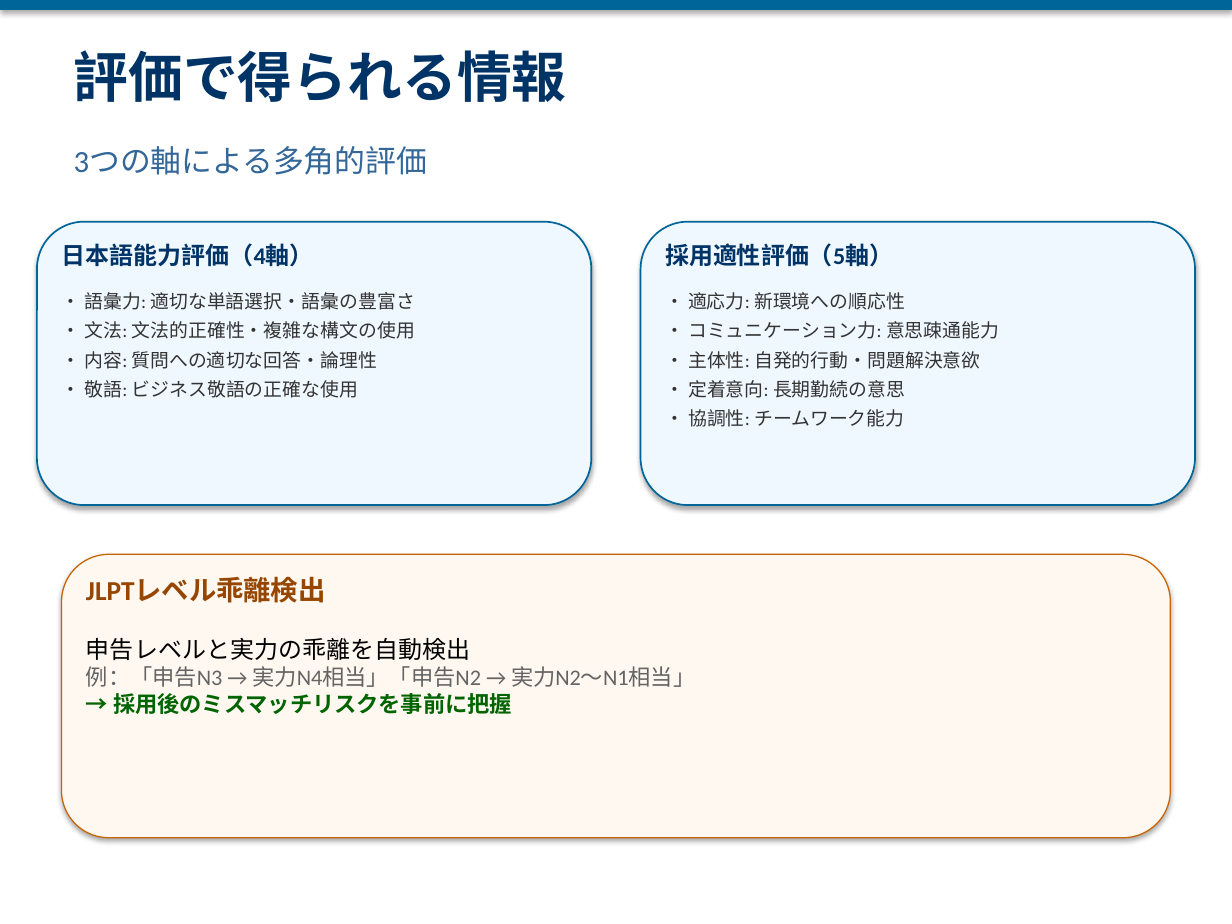
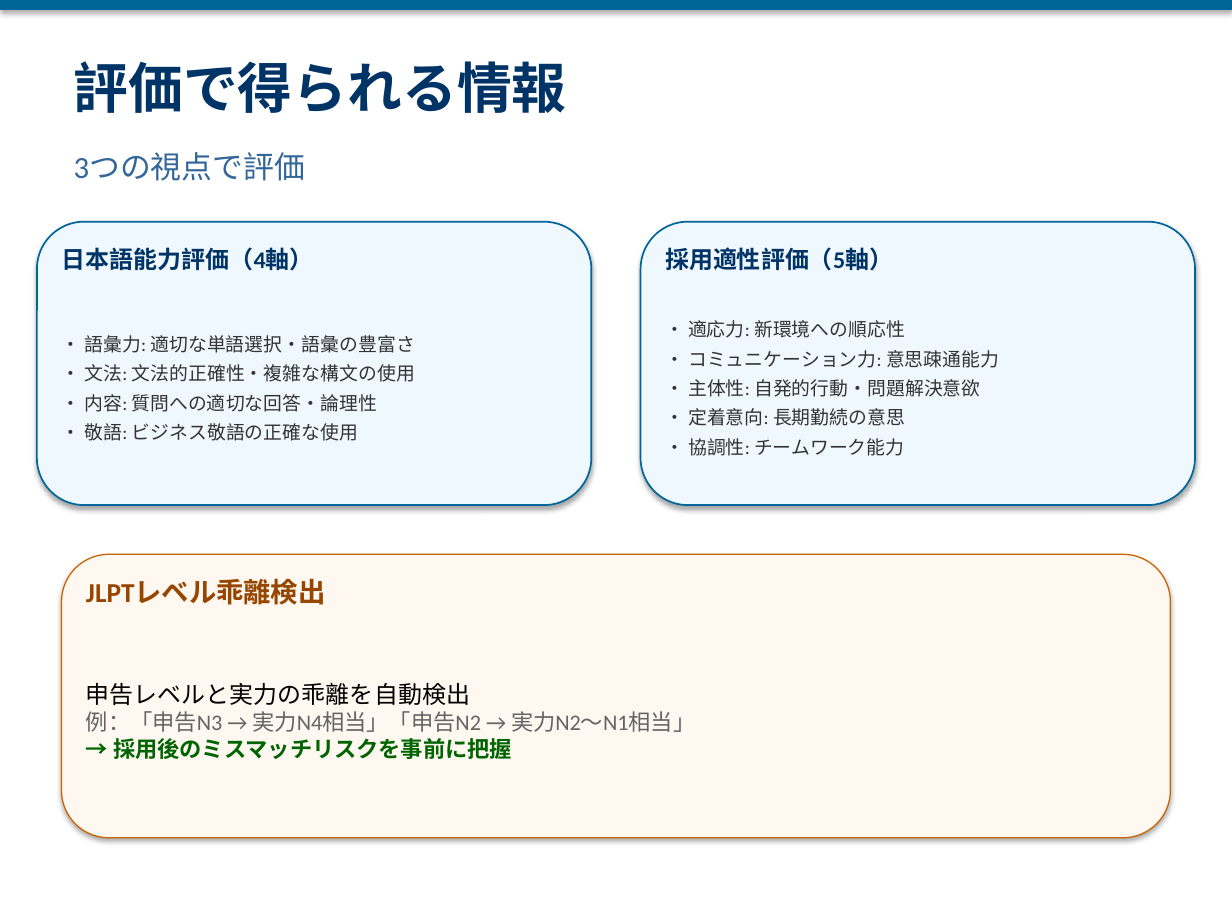
Before and after one commit to yoshidasendai115/ai-interview, a slide deck: slide 10 of docs/プレゼン資料/AI面接プラットフォーム_投資家向け.pptx (slide 9 before the commit). Drawn at 1232x924 pixels with LibreOffice and Linux fonts; fonts in the diff are those of the drawing. Boxes give left, top, right and bottom in pixels: in the first picture for what was removed or moved away, otherwise in the second. Text is boxed around its words. In the diff, an @@ line names an element or a change of style, - is before the commit and + after.

```diff
--- a/docs/プレゼン資料/AI面接プラットフォーム_投資家向け.pptx
+++ b/docs/プレゼン資料/AI面接プラットフォーム_投資家向け.pptx
@@ vertical alignment top to middle in 8 elements at [74, 61, 567, 113], [61, 247, 313, 271], [84, 335, 415, 441], [665, 247, 893, 271], [688, 320, 999, 456], [86, 579, 326, 605], [86, 683, 695, 759], [74, 152, 305, 181] @@
@@ text at [74, 152, 305, 181]: text changed @@
-3つの軸による多角的評価
+3つの視点で評価
```
Also in this commit, not shown: 16 other slides changed, 2 slides added, 54 other files.
